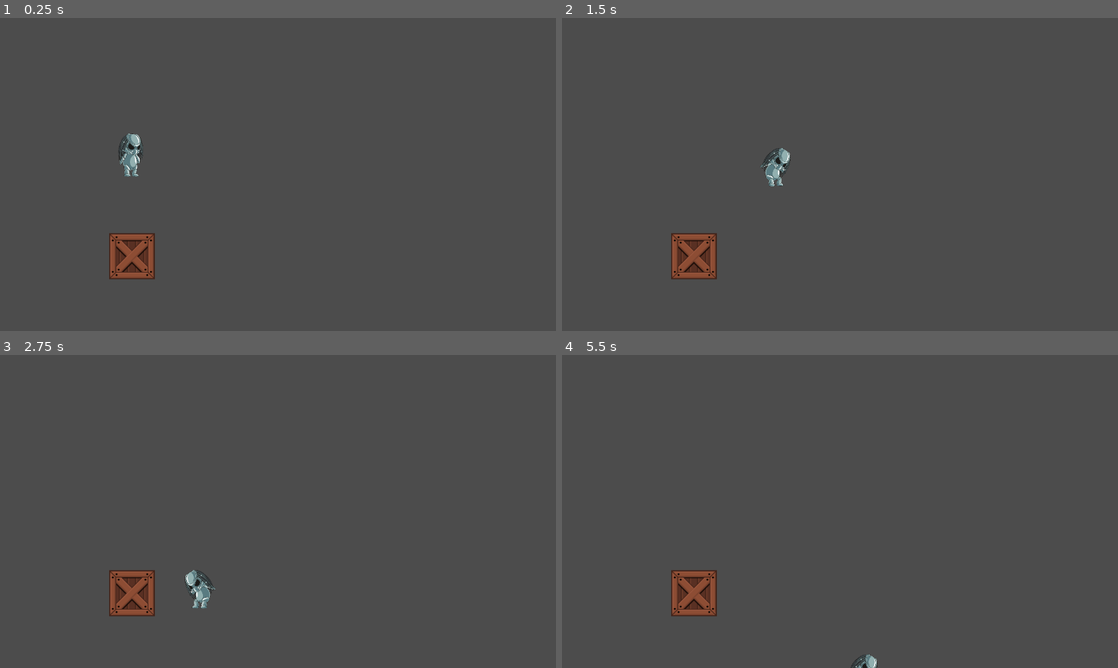
Above: before the commit, frames 1-4 (two rows, left to right).
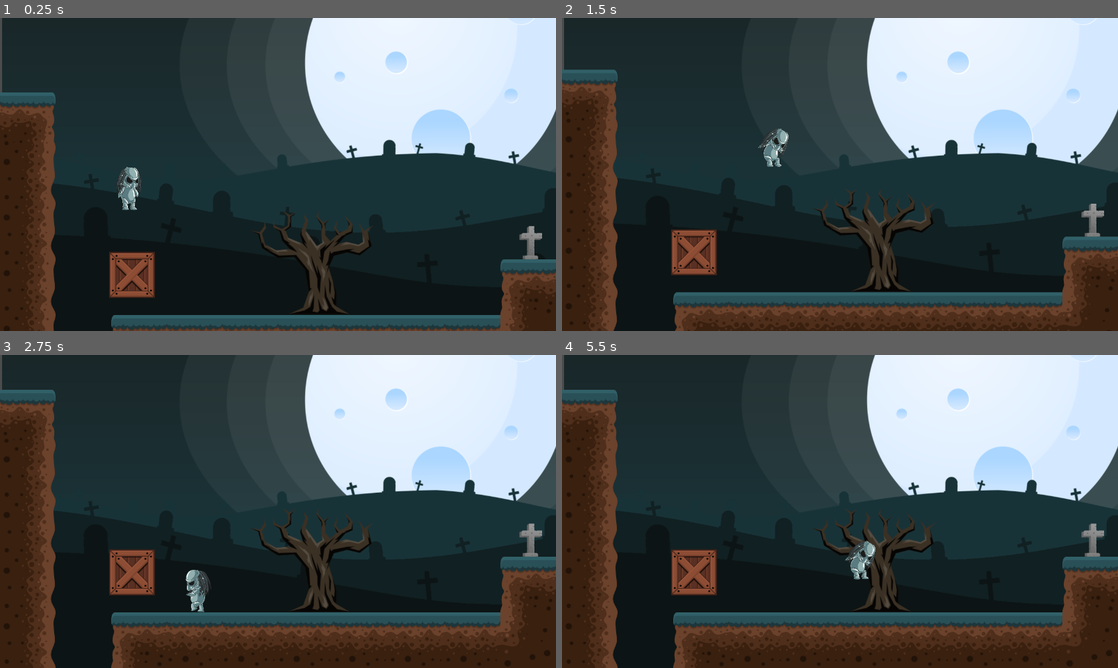
Above: after the commit, the same moments.

Repository: webgirlkristina/aliens-vs-zombies
Game: Godot game, scene res://Level1.tscn
Same seed, same stepped clock (60 frames per second), same inputs: the game is played once before the commit and once after it.
Inputs:
- Up to frame 1 (0.25 s): no input
- Up to frame 2 (1.5 s): hold Right (ui_right) from 0.53 s (still down); tap Up (ui_up) at 0.77 s
- Up to frame 3 (2.75 s): tap Up (ui_up) at 1.52 s; release Right (ui_right) at 2.03 s; hold Left (ui_left) from 2.03 s (still down)
- Up to frame 4 (5.5 s): release Left (ui_left) at 2.78 s; hold Right (ui_right) 2.78-4.28 s; tap Up (ui_up) at 3.02, 3.77, 4.52 s; hold Left (ui_left) 4.28-5.03 s; hold Right (ui_right) from 5.03 s (still down)

The runs differ from the first frame. In frame 1, 95% of the frame differs, in the area x 0-100%, y 0-100%; in frame 2, 95%; in frame 3, 95%; in frame 4, 96%.

Commit message:
Lesson 4: TileMap, Camera, Parallax Background

Diff:
--- a/Level1.tscn
+++ b/Level1.tscn
@@ -1,14 +1,146 @@
-[gd_scene load_steps=3 format=2]
+[gd_scene load_steps=9 format=2]
 
-[ext_resource path="res://Player.tscn" type="PackedScene" id=1]
-[ext_resource path="res://Box.tscn" type="PackedScene" id=2]
+[ext_resource path="res://Box.tscn" type="PackedScene" id=1]
+[ext_resource path="res://TileMap.tres" type="TileSet" id=2]
+[ext_resource path="res://Objects/Tree.png" type="Texture" id=3]
+[ext_resource path="res://Objects/TombStone (2).png" type="Texture" id=4]
+[ext_resource path="res://Player.tscn" type="PackedScene" id=5]
+[ext_resource path="res://BG Layers/bg1.png" type="Texture" id=6]
+[ext_resource path="res://BG Layers/bg2.png" type="Texture" id=7]
+[ext_resource path="res://BG Layers/bg3.png" type="Texture" id=8]
 
-[node name="Level1" type="Node2D"]
+[node name="Level1" type="Node2D" index="0"]
 
-[node name="Player" parent="." index="0" instance=ExtResource( 1 )]
-
-position = Vector2( 300.995, 282.824 )
-
-[node name="Box" parent="." index="1" instance=ExtResource( 2 )]
+[node name="Box" parent="." index="0" instance=ExtResource( 1 )]
 
 position = Vector2( 303.716, 548.096 )
+
+[node name="TileMap" type="TileMap" parent="." index="1"]
+
+mode = 0
+tile_set = ExtResource( 2 )
+cell_size = Vector2( 128, 128 )
+cell_quadrant_size = 16
+cell_custom_transform = Transform2D( 1, 0, 0, 1, 0, 0 )
+cell_half_offset = 2
+cell_tile_origin = 0
+cell_y_sort = false
+cell_clip_uv = false
+collision_use_kinematic = false
+collision_friction = 1.0
+collision_bounce = 0.0
+collision_layer = 1
+collision_mask = 1
+occluder_light_mask = 1
+format = 1
+tile_data = PoolIntArray( -65500, 0, 0, 36, 3, 0, 65536, 2, 0, 65572, 3, 0, 131072, 5, 0, 131103, 13, 0, 131104, 14, 0, 131105, 15, 0, 131108, 3, 0, 196608, 5, 0, 196644, 3, 0, 262144, 5, 0, 262153, 0, 0, 262154, 1, 0, 262155, 1, 0, 262156, 2, 0, 262163, 13, 0, 262164, 14, 0, 262165, 14, 0, 262166, 15, 0, 262168, 13, 0, 262169, 14, 0, 262170, 14, 0, 262171, 15, 0, 262180, 3, 0, 327680, 5, 0, 327682, 0, 0, 327683, 1, 0, 327684, 1, 0, 327685, 1, 0, 327686, 1, 0, 327687, 1, 0, 327688, 1, 0, 327689, 7, 0, 327690, 4, 0, 327691, 4, 0, 327692, 9, 0, 327693, 1, 0, 327694, 1, 0, 327695, 1, 0, 327696, 1, 0, 327697, 1, 0, 327698, 2, 0, 327708, 10, 0, 327709, 1, 0, 327710, 1, 0, 327711, 1, 0, 327712, 1, 0, 327713, 1, 0, 327714, 1, 0, 327715, 1, 0, 327716, 7, 0 )
+_sections_unfolded = [ "Cell" ]
+
+[node name="Objects" type="Node2D" parent="." index="2"]
+
+editor/display_folded = true
+
+[node name="Tree" type="Sprite" parent="Objects" index="0"]
+
+position = Vector2( 717.651, 519.281 )
+texture = ExtResource( 3 )
+
+[node name="Tree2" type="Sprite" parent="Objects" index="1"]
+
+position = Vector2( 1537.6, 390.749 )
+texture = ExtResource( 3 )
+
+[node name="Tree3" type="Sprite" parent="Objects" index="2"]
+
+position = Vector2( 3739.26, 520.389 )
+texture = ExtResource( 3 )
+
+[node name="TombStone" type="Sprite" parent="Objects" index="3"]
+
+position = Vector2( 1221.41, 473.758 )
+texture = ExtResource( 4 )
+
+[node name="Player" parent="." index="3" instance=ExtResource( 5 )]
+
+position = Vector2( 296.914, 316.833 )
+
+[node name="ParallaxBackground" type="ParallaxBackground" parent="." index="4"]
+
+layer = -1
+offset = Vector2( 0, 0 )
+rotation = 0.0
+scale = Vector2( 1, 1 )
+transform = Transform2D( 1, 0, 0, 1, 0, 0 )
+scroll_offset = Vector2( 0, 0 )
+scroll_base_offset = Vector2( 0, 0 )
+scroll_base_scale = Vector2( 0, 0 )
+scroll_limit_begin = Vector2( 0, 0 )
+scroll_limit_end = Vector2( 0, 0 )
+scroll_ignore_camera_zoom = true
+_sections_unfolded = [ "Scroll" ]
+
+[node name="ParallaxLayer" type="ParallaxLayer" parent="ParallaxBackground" index="0"]
+
+motion_scale = Vector2( 1, 1 )
+motion_offset = Vector2( 0, 0 )
+motion_mirroring = Vector2( 0, 0 )
+
+[node name="Sprite" type="Sprite" parent="ParallaxBackground/ParallaxLayer" index="0"]
+
+position = Vector2( 1004.53, 244.179 )
+texture = ExtResource( 6 )
+
+[node name="ParallaxBackground2" type="ParallaxBackground" parent="." index="5"]
+
+editor/display_folded = true
+layer = -1
+offset = Vector2( 0, 0 )
+rotation = 0.0
+scale = Vector2( 1, 1 )
+transform = Transform2D( 1, 0, 0, 1, 0, 0 )
+scroll_offset = Vector2( 0, 0 )
+scroll_base_offset = Vector2( 0, 0 )
+scroll_base_scale = Vector2( 0.25, 0.25 )
+scroll_limit_begin = Vector2( 0, 0 )
+scroll_limit_end = Vector2( 0, 0 )
+scroll_ignore_camera_zoom = true
+_sections_unfolded = [ "Scroll" ]
+
+[node name="ParallaxLayer" type="ParallaxLayer" parent="ParallaxBackground2" index="0"]
+
+motion_scale = Vector2( 1, 1 )
+motion_offset = Vector2( 0, 0 )
+motion_mirroring = Vector2( 2000, 0 )
+_sections_unfolded = [ "Motion" ]
+
+[node name="Sprite" type="Sprite" parent="ParallaxBackground2/ParallaxLayer" index="0"]
+
+position = Vector2( 1004.53, 244.179 )
+texture = ExtResource( 7 )
+
+[node name="ParallaxBackground3" type="ParallaxBackground" parent="." index="6"]
+
+layer = -1
+offset = Vector2( 0, 0 )
+rotation = 0.0
+scale = Vector2( 1, 1 )
+transform = Transform2D( 1, 0, 0, 1, 0, 0 )
+scroll_offset = Vector2( 0, 0 )
+scroll_base_offset = Vector2( 0, 0 )
+scroll_base_scale = Vector2( 0.5, 0.5 )
+scroll_limit_begin = Vector2( 0, 0 )
+scroll_limit_end = Vector2( 0, 0 )
+scroll_ignore_camera_zoom = true
+_sections_unfolded = [ "Scroll" ]
+
+[node name="ParallaxLayer" type="ParallaxLayer" parent="ParallaxBackground3" index="0"]
+
+motion_scale = Vector2( 1, 1 )
+motion_offset = Vector2( 0, 0 )
+motion_mirroring = Vector2( 2000, 0 )
+_sections_unfolded = [ "Motion" ]
+
+[node name="Sprite" type="Sprite" parent="ParallaxBackground3/ParallaxLayer" index="0"]
+
+position = Vector2( 1004.53, 244.179 )
+texture = ExtResource( 8 )
--- a/Player.gd
+++ b/Player.gd
@@ -3,7 +3,7 @@
 const SPEED = 200
 const FLOOR = Vector2(0, -1)
 const GRAVITY = 970
-const JUMP_POWER = 500
+const JUMP_POWER = 550
 
 var velocity = Vector2()
 
--- a/Player.tscn
+++ b/Player.tscn
@@ -39,13 +39,16 @@
 "speed": 5.0
 } ]
 
-[node name="Player" type="KinematicBody2D" index="0"]
+[node name="Player" type="KinematicBody2D"]
 
 input_pickable = false
 collision_layer = 1
 collision_mask = 1
 collision/safe_margin = 0.08
 script = ExtResource( 1 )
+__meta__ = {
+"_edit_group_": true
+}
 
 [node name="CollisionShape2D" type="CollisionShape2D" parent="." index="0"]
 
@@ -58,3 +61,29 @@
 frames = SubResource( 2 )
 animation = "idle"
 _sections_unfolded = [ "Transform" ]
+
+[node name="Camera2D" type="Camera2D" parent="." index="2"]
+
+anchor_mode = 1
+rotating = false
+current = true
+zoom = Vector2( 1, 1 )
+limit_left = 0
+limit_top = -10000000
+limit_right = 4700
+limit_bottom = 768
+limit_smoothed = false
+drag_margin_h_enabled = true
+drag_margin_v_enabled = true
+smoothing_enabled = true
+smoothing_speed = 5.0
+offset_v = 0.0
+offset_h = 0.0
+drag_margin_left = 0.2
+drag_margin_top = 0.2
+drag_margin_right = 0.2
+drag_margin_bottom = 0.2
+editor_draw_screen = true
+editor_draw_limits = false
+editor_draw_drag_margin = false
+_sections_unfolded = [ "Limit", "Smoothing" ]
--- /dev/null
+++ b/TileMap.tres
@@ -0,0 +1,250 @@
+[gd_resource type="TileSet" load_steps=18 format=2]
+
+[ext_resource path="res://Tiles/Tile (1).png" type="Texture" id=1]
+[ext_resource path="res://Tiles/Tile (2).png" type="Texture" id=2]
+[ext_resource path="res://Tiles/Tile (11).png" type="Texture" id=3]
+[ext_resource path="res://Tiles/Tile (12).png" type="Texture" id=4]
+[ext_resource path="res://Tiles/Tile (13).png" type="Texture" id=5]
+[ext_resource path="res://Tiles/Tile (14).png" type="Texture" id=6]
+[ext_resource path="res://Tiles/Tile (15).png" type="Texture" id=7]
+[ext_resource path="res://Tiles/Tile (16).png" type="Texture" id=8]
+[ext_resource path="res://Tiles/Tile (3).png" type="Texture" id=9]
+[ext_resource path="res://Tiles/Tile (4).png" type="Texture" id=10]
+[ext_resource path="res://Tiles/Tile (5).png" type="Texture" id=11]
+[ext_resource path="res://Tiles/Tile (6).png" type="Texture" id=12]
+[ext_resource path="res://Tiles/Tile (7).png" type="Texture" id=13]
+[ext_resource path="res://Tiles/Tile (8).png" type="Texture" id=14]
+[ext_resource path="res://Tiles/Tile (9).png" type="Texture" id=15]
+[ext_resource path="res://Tiles/Tile (10).png" type="Texture" id=16]
+
+[sub_resource type="RectangleShape2D" id=1]
+
+custom_solver_bias = 0.0
+extents = Vector2( 64.9208, 64.5259 )
+
+[resource]
+
+0/name = "Tile001"
+0/texture = ExtResource( 1 )
+0/tex_offset = Vector2( 0, 0 )
+0/modulate = Color( 1, 1, 1, 1 )
+0/region = Rect2( 0, 0, 128, 128 )
+0/is_autotile = false
+0/occluder_offset = Vector2( 64, 64 )
+0/navigation_offset = Vector2( 64, 64 )
+0/shapes = [ {
+"autotile_coord": Vector2( 0, 0 ),
+"one_way": false,
+"shape": SubResource( 1 ),
+"shape_transform": Transform2D( 1, 0, 0, 1, 64, 64 )
+} ]
+1/name = "Tile002"
+1/texture = ExtResource( 2 )
+1/tex_offset = Vector2( 0, 0 )
+1/modulate = Color( 1, 1, 1, 1 )
+1/region = Rect2( 0, 0, 128, 128 )
+1/is_autotile = false
+1/occluder_offset = Vector2( 64, 64 )
+1/navigation_offset = Vector2( 64, 64 )
+1/shapes = [ {
+"autotile_coord": Vector2( 0, 0 ),
+"one_way": false,
+"shape": SubResource( 1 ),
+"shape_transform": Transform2D( 1, 0, 0, 1, 64, 64 )
+} ]
+2/name = "Tile003"
+2/texture = ExtResource( 9 )
+2/tex_offset = Vector2( 0, 0 )
+2/modulate = Color( 1, 1, 1, 1 )
+2/region = Rect2( 0, 0, 128, 128 )
+2/is_autotile = false
+2/occluder_offset = Vector2( 64, 64 )
+2/navigation_offset = Vector2( 64, 64 )
+2/shapes = [ {
+"autotile_coord": Vector2( 0, 0 ),
+"one_way": false,
+"shape": SubResource( 1 ),
+"shape_transform": Transform2D( 1, 0, 0, 1, 64, 64 )
+} ]
+3/name = "Tile004"
+3/texture = ExtResource( 10 )
+3/tex_offset = Vector2( 0, 0 )
+3/modulate = Color( 1, 1, 1, 1 )
+3/region = Rect2( 0, 0, 128, 128 )
+3/is_autotile = false
+3/occluder_offset = Vector2( 64, 64 )
+3/navigation_offset = Vector2( 64, 64 )
+3/shapes = [ {
+"autotile_coord": Vector2( 0, 0 ),
+"one_way": false,
+"shape": SubResource( 1 ),
+"shape_transform": Transform2D( 1, 0, 0, 1, 64, 64 )
+} ]
+4/name = "Tile005"
+4/texture = ExtResource( 11 )
+4/tex_offset = Vector2( 0, 0 )
+4/modulate = Color( 1, 1, 1, 1 )
+4/region = Rect2( 0, 0, 128, 128 )
+4/is_autotile = false
+4/occluder_offset = Vector2( 64, 64 )
+4/navigation_offset = Vector2( 64, 64 )
+4/shapes = [ {
+"autotile_coord": Vector2( 0, 0 ),
+"one_way": false,
+"shape": SubResource( 1 ),
+"shape_transform": Transform2D( 1, 0, 0, 1, 64, 64 )
+} ]
+5/name = "Tile006"
+5/texture = ExtResource( 12 )
+5/tex_offset = Vector2( 0, 0 )
+5/modulate = Color( 1, 1, 1, 1 )
+5/region = Rect2( 0, 0, 128, 128 )
+5/is_autotile = false
+5/occluder_offset = Vector2( 64, 64 )
+5/navigation_offset = Vector2( 64, 64 )
+5/shapes = [ {
+"autotile_coord": Vector2( 0, 0 ),
+"one_way": false,
+"shape": SubResource( 1 ),
+"shape_transform": Transform2D( 1, 0, 0, 1, 64, 64 )
+} ]
+6/name = "Tile007"
+6/texture = ExtResource( 13 )
+6/tex_offset = Vector2( 0, 0 )
+6/modulate = Color( 1, 1, 1, 1 )
+6/region = Rect2( 0, 0, 128, 128 )
+6/is_autotile = false
+6/occluder_offset = Vector2( 64, 64 )
+6/navigation_offset = Vector2( 64, 64 )
+6/shapes = [ {
+"autotile_coord": Vector2( 0, 0 ),
+"one_way": false,
+"shape": SubResource( 1 ),
+"shape_transform": Transform2D( 1, 0, 0, 1, 64, 64 )
+} ]
+7/name = "Tile008"
+7/texture = ExtResource( 14 )
+7/tex_offset = Vector2( 0, 0 )
+7/modulate = Color( 1, 1, 1, 1 )
+7/region = Rect2( 0, 0, 128, 128 )
+7/is_autotile = false
+7/occluder_offset = Vector2( 64, 64 )
+7/navigation_offset = Vector2( 64, 64 )
+7/shapes = [ {
+"autotile_coord": Vector2( 0, 0 ),
+"one_way": false,
+"shape": SubResource( 1 ),
+"shape_transform": Transform2D( 1, 0, 0, 1, 64, 64 )
+} ]
+8/name = "Tile009"
+8/texture = ExtResource( 15 )
+8/tex_offset = Vector2( 0, 0 )
+8/modulate = Color( 1, 1, 1, 1 )
+8/region = Rect2( 0, 0, 128, 128 )
+8/is_autotile = false
+8/occluder_offset = Vector2( 64, 64 )
+8/navigation_offset = Vector2( 64, 64 )
+8/shapes = [ {
+"autotile_coord": Vector2( 0, 0 ),
+"one_way": false,
+"shape": SubResource( 1 ),
+"shape_transform": Transform2D( 1, 0, 0, 1, 64, 64 )
+} ]
+9/name = "Tile010"
+9/texture = ExtResource( 16 )
+9/tex_offset = Vector2( 0, 0 )
+9/modulate = Color( 1, 1, 1, 1 )
+9/region = Rect2( 0, 0, 128, 128 )
+9/is_autotile = false
+9/occluder_offset = Vector2( 64, 64 )
+9/navigation_offset = Vector2( 64, 64 )
+9/shapes = [ {
+"autotile_coord": Vector2( 0, 0 ),
+"one_way": false,
+"shape": SubResource( 1 ),
+"shape_transform": Transform2D( 1, 0, 0, 1, 64, 64 )
+} ]
+10/name = "Tile011"
+10/texture = ExtResource( 3 )
+10/tex_offset = Vector2( 0, 0 )
+10/modulate = Color( 1, 1, 1, 1 )
+10/region = Rect2( 0, 0, 128, 128 )
+10/is_autotile = false
+10/occluder_offset = Vector2( 64, 64 )
+10/navigation_offset = Vector2( 64, 64 )
+10/shapes = [ {
+"autotile_coord": Vector2( 0, 0 ),
+"one_way": false,
+"shape": SubResource( 1 ),
+"shape_transform": Transform2D( 1, 0, 0, 1, 64, 64 )
+} ]
+11/name = "Tile012"
+11/texture = ExtResource( 4 )
+11/tex_offset = Vector2( 0, 0 )
+11/modulate = Color( 1, 1, 1, 1 )
+11/region = Rect2( 0, 0, 128, 128 )
+11/is_autotile = false
+11/occluder_offset = Vector2( 64, 64 )
+11/navigation_offset = Vector2( 64, 64 )
+11/shapes = [ {
+"autotile_coord": Vector2( 0, 0 ),
+"one_way": false,
+"shape": SubResource( 1 ),
+"shape_transform": Transform2D( 1, 0, 0, 1, 64, 64 )
+} ]
+12/name = "Tile013"
+12/texture = ExtResource( 5 )
+12/tex_offset = Vector2( 0, 0 )
+12/modulate = Color( 1, 1, 1, 1 )
+12/region = Rect2( 0, 0, 128, 128 )
+12/is_autotile = false
+12/occluder_offset = Vector2( 64, 64 )
+12/navigation_offset = Vector2( 64, 64 )
+12/shapes = [ {
+"autotile_coord": Vector2( 0, 0 ),
+"one_way": false,
+"shape": SubResource( 1 ),
+"shape_transform": Transform2D( 1, 0, 0, 1, 64, 64 )
+} ]
+13/name = "Tile014"
+13/texture = ExtResource( 6 )
+13/tex_offset = Vector2( 0, 0 )
+13/modulate = Color( 1, 1, 1, 1 )
+13/region = Rect2( 0, 0, 128, 128 )
+13/is_autotile = false
+13/occluder_offset = Vector2( 64, 64 )
+13/navigation_offset = Vector2( 64, 64 )
+13/shapes = [ {
+"autotile_coord": Vector2( 0, 0 ),
+"one_way": false,
+"shape": SubResource( 1 ),
+"shape_transform": Transform2D( 1, 0, 0, 1, 64, 64 )
+} ]
+14/name = "Tile015"
+14/texture = ExtResource( 7 )
+14/tex_offset = Vector2( 0, 0 )
+14/modulate = Color( 1, 1, 1, 1 )
+14/region = Rect2( 0, 0, 128, 128 )
+14/is_autotile = false
+14/occluder_offset = Vector2( 64, 64 )
+14/navigation_offset = Vector2( 64, 64 )
+14/shapes = [ {
+"autotile_coord": Vector2( 0, 0 ),
+"one_way": false,
+"shape": SubResource( 1 ),
+"shape_transform": Transform2D( 1, 0, 0, 1, 64, 64 )
+} ]
+15/name = "Tile016"
+15/texture = ExtResource( 8 )
+15/tex_offset = Vector2( 0, 0 )
+15/modulate = Color( 1, 1, 1, 1 )
+15/region = Rect2( 0, 0, 128, 128 )
+15/is_autotile = false
+15/occluder_offset = Vector2( 64, 64 )
+15/navigation_offset = Vector2( 64, 64 )
+15/shapes = [ {
+"autotile_coord": Vector2( 0, 0 ),
+"one_way": false,
+"shape": SubResource( 1 ),
+"shape_transform": Transform2D( 1, 0, 0, 1, 64, 64 )
+} ]
--- /dev/null
+++ b/TilesetRes.tscn
@@ -0,0 +1,392 @@
+[gd_scene load_steps=18 format=2]
+
+[ext_resource path="res://Tiles/Tile (1).png" type="Texture" id=1]
+[ext_resource path="res://Tiles/Tile (2).png" type="Texture" id=2]
+[ext_resource path="res://Tiles/Tile (3).png" type="Texture" id=3]
+[ext_resource path="res://Tiles/Tile (4).png" type="Texture" id=4]
+[ext_resource path="res://Tiles/Tile (5).png" type="Texture" id=5]
+[ext_resource path="res://Tiles/Tile (6).png" type="Texture" id=6]
+[ext_resource path="res://Tiles/Tile (7).png" type="Texture" id=7]
+[ext_resource path="res://Tiles/Tile (8).png" type="Texture" id=8]
+[ext_resource path="res://Tiles/Tile (9).png" type="Texture" id=9]
+[ext_resource path="res://Tiles/Tile (10).png" type="Texture" id=10]
+[ext_resource path="res://Tiles/Tile (11).png" type="Texture" id=11]
+[ext_resource path="res://Tiles/Tile (12).png" type="Texture" id=12]
+[ext_resource path="res://Tiles/Tile (13).png" type="Texture" id=13]
+[ext_resource path="res://Tiles/Tile (14).png" type="Texture" id=14]
+[ext_resource path="res://Tiles/Tile (15).png" type="Texture" id=15]
+[ext_resource path="res://Tiles/Tile (16).png" type="Texture" id=16]
+
+[sub_resource type="RectangleShape2D" id=1]
+
+custom_solver_bias = 0.0
+extents = Vector2( 64.9208, 64.5259 )
+
+[node name="TilesetRes" type="Node2D" index="0"]
+
+[node name="Tile001" type="Sprite" parent="." index="0"]
+
+editor/display_folded = true
+texture = ExtResource( 1 )
+__meta__ = {
+"_edit_group_": true
+}
+
+[node name="StaticBody2D" type="StaticBody2D" parent="Tile001" index="0"]
+
+input_pickable = false
+collision_layer = 1
+collision_mask = 1
+constant_linear_velocity = Vector2( 0, 0 )
+constant_angular_velocity = 0.0
+friction = 1.0
+bounce = 0.0
+
+[node name="CollisionShape2D" type="CollisionShape2D" parent="Tile001/StaticBody2D" index="0"]
+
+shape = SubResource( 1 )
+
+[node name="Tile002" type="Sprite" parent="." index="1"]
+
+editor/display_folded = true
+position = Vector2( 141.408, 1.58886 )
+texture = ExtResource( 2 )
+__meta__ = {
+"_edit_group_": true
+}
+
+[node name="StaticBody2D" type="StaticBody2D" parent="Tile002" index="0"]
+
+input_pickable = false
+collision_layer = 1
+collision_mask = 1
+constant_linear_velocity = Vector2( 0, 0 )
+constant_angular_velocity = 0.0
+friction = 1.0
+bounce = 0.0
+
+[node name="CollisionShape2D" type="CollisionShape2D" parent="Tile002/StaticBody2D" index="0"]
+
+shape = SubResource( 1 )
+
+[node name="Tile003" type="Sprite" parent="." index="2"]
+
+editor/display_folded = true
+position = Vector2( 318.298, -0.216133 )
+texture = ExtResource( 3 )
+__meta__ = {
+"_edit_group_": true
+}
+
+[node name="StaticBody2D" type="StaticBody2D" parent="Tile003" index="0"]
+
+input_pickable = false
+collision_layer = 1
+collision_mask = 1
+constant_linear_velocity = Vector2( 0, 0 )
+constant_angular_velocity = 0.0
+friction = 1.0
+bounce = 0.0
+
+[node name="CollisionShape2D" type="CollisionShape2D" parent="Tile003/StaticBody2D" index="0"]
+
+shape = SubResource( 1 )
+
+[node name="Tile004" type="Sprite" parent="." index="3"]
+
+editor/display_folded = true
+position = Vector2( 478.943, -2.02113 )
+texture = ExtResource( 4 )
+__meta__ = {
+"_edit_group_": true
+}
+
+[node name="StaticBody2D" type="StaticBody2D" parent="Tile004" index="0"]
+
+input_pickable = false
+collision_layer = 1
+collision_mask = 1
+constant_linear_velocity = Vector2( 0, 0 )
+constant_angular_velocity = 0.0
+friction = 1.0
+bounce = 0.0
+
+[node name="CollisionShape2D" type="CollisionShape2D" parent="Tile004/StaticBody2D" index="0"]
+
+shape = SubResource( 1 )
+
+[node name="Tile005" type="Sprite" parent="." index="4"]
+
+editor/display_folded = true
+position = Vector2( 638.686, -1.11863 )
+texture = ExtResource( 5 )
+__meta__ = {
+"_edit_group_": true
+}
+
+[node name="StaticBody2D" type="StaticBody2D" parent="Tile005" index="0"]
+
+input_pickable = false
+collision_layer = 1
+collision_mask = 1
+constant_linear_velocity = Vector2( 0, 0 )
+constant_angular_velocity = 0.0
+friction = 1.0
+bounce = 0.0
+
+[node name="CollisionShape2D" type="CollisionShape2D" parent="Tile005/StaticBody2D" index="0"]
+
+shape = SubResource( 1 )
+
+[node name="Tile006" type="Sprite" parent="." index="5"]
+
+editor/display_folded = true
+position = Vector2( 831.821, -7.43613 )
+texture = ExtResource( 6 )
+__meta__ = {
+"_edit_group_": true
+}
+
+[node name="StaticBody2D" type="StaticBody2D" parent="Tile006" index="0"]
+
+input_pickable = false
+collision_layer = 1
+collision_mask = 1
+constant_linear_velocity = Vector2( 0, 0 )
+constant_angular_velocity = 0.0
+friction = 1.0
+bounce = 0.0
+
+[node name="CollisionShape2D" type="CollisionShape2D" parent="Tile006/StaticBody2D" index="0"]
+
+shape = SubResource( 1 )
+
+[node name="Tile007" type="Sprite" parent="." index="6"]
+
+editor/display_folded = true
+position = Vector2( 5.13074, 165.844 )
+texture = ExtResource( 7 )
+__meta__ = {
+"_edit_group_": true
+}
+
+[node name="StaticBody2D" type="StaticBody2D" parent="Tile007" index="0"]
+
+input_pickable = false
+collision_layer = 1
+collision_mask = 1
+constant_linear_velocity = Vector2( 0, 0 )
+constant_angular_velocity = 0.0
+friction = 1.0
+bounce = 0.0
+
+[node name="CollisionShape2D" type="CollisionShape2D" parent="Tile007/StaticBody2D" index="0"]
+
+shape = SubResource( 1 )
+
+[node name="Tile008" type="Sprite" parent="." index="7"]
+
+editor/display_folded = true
+position = Vector2( 150.433, 170.356 )
+texture = ExtResource( 8 )
+__meta__ = {
+"_edit_group_": true
+}
+
+[node name="StaticBody2D" type="StaticBody2D" parent="Tile008" index="0"]
+
+input_pickable = false
+collision_layer = 1
+collision_mask = 1
+constant_linear_velocity = Vector2( 0, 0 )
+constant_angular_velocity = 0.0
+friction = 1.0
+bounce = 0.0
+
+[node name="CollisionShape2D" type="CollisionShape2D" parent="Tile008/StaticBody2D" index="0"]
+
+shape = SubResource( 1 )
+
+[node name="Tile009" type="Sprite" parent="." index="8"]
+
+editor/display_folded = true
+position = Vector2( 311.078, 170.356 )
+texture = ExtResource( 9 )
+__meta__ = {
+"_edit_group_": true
+}
+
+[node name="StaticBody2D" type="StaticBody2D" parent="Tile009" index="0"]
+
+input_pickable = false
+collision_layer = 1
+collision_mask = 1
+constant_linear_velocity = Vector2( 0, 0 )
+constant_angular_velocity = 0.0
+friction = 1.0
+bounce = 0.0
+
+[node name="CollisionShape2D" type="CollisionShape2D" parent="Tile009/StaticBody2D" index="0"]
+
+shape = SubResource( 1 )
+
+[node name="Tile010" type="Sprite" parent="." index="9"]
+
+editor/display_folded = true
+position = Vector2( 482.553, 168.551 )
+texture = ExtResource( 10 )
+__meta__ = {
+"_edit_group_": true
+}
+
+[node name="StaticBody2D" type="StaticBody2D" parent="Tile010" index="0"]
+
+input_pickable = false
+collision_layer = 1
+collision_mask = 1
+constant_linear_velocity = Vector2( 0, 0 )
+constant_angular_velocity = 0.0
+friction = 1.0
+bounce = 0.0
+
+[node name="CollisionShape2D" type="CollisionShape2D" parent="Tile010/StaticBody2D" index="0"]
+
+shape = SubResource( 1 )
+
+[node name="Tile011" type="Sprite" parent="." index="10"]
+
+editor/display_folded = true
+position = Vector2( 645.003, 168.551 )
+texture = ExtResource( 11 )
+__meta__ = {
+"_edit_group_": true
+}
+
+[node name="StaticBody2D" type="StaticBody2D" parent="Tile011" index="0"]
+
+input_pickable = false
+collision_layer = 1
+collision_mask = 1
+constant_linear_velocity = Vector2( 0, 0 )
+constant_angular_velocity = 0.0
+friction = 1.0
+bounce = 0.0
+
+[node name="CollisionShape2D" type="CollisionShape2D" parent="Tile011/StaticBody2D" index="0"]
+
+shape = SubResource( 1 )
+
+[node name="Tile012" type="Sprite" parent="." index="11"]
+
+editor/display_folded = true
+position = Vector2( 828.211, 165.844 )
+texture = ExtResource( 12 )
+__meta__ = {
+"_edit_group_": true
+}
+
+[node name="StaticBody2D" type="StaticBody2D" parent="Tile012" index="0"]
+
+input_pickable = false
+collision_layer = 1
+collision_mask = 1
+constant_linear_velocity = Vector2( 0, 0 )
+constant_angular_velocity = 0.0
+friction = 1.0
+bounce = 0.0
+
+[node name="CollisionShape2D" type="CollisionShape2D" parent="Tile012/StaticBody2D" index="0"]
+
+shape = SubResource( 1 )
+
+[node name="Tile013" type="Sprite" parent="." index="12"]
+
+editor/display_folded = true
+position = Vector2( 4.94189, 364.182 )
+texture = ExtResource( 13 )
+__meta__ = {
+"_edit_group_": true
+}
+
+[node name="StaticBody2D" type="StaticBody2D" parent="Tile013" index="0"]
+
+input_pickable = false
+collision_layer = 1
+collision_mask = 1
+constant_linear_velocity = Vector2( 0, 0 )
+constant_angular_velocity = 0.0
+friction = 1.0
+bounce = 0.0
+
+[node name="CollisionShape2D" type="CollisionShape2D" parent="Tile013/StaticBody2D" index="0"]
+
+shape = SubResource( 1 )
+
+[node name="Tile014" type="Sprite" parent="." index="13"]
+
+editor/display_folded = true
+position = Vector2( 177.795, 359.75 )
+texture = ExtResource( 14 )
+__meta__ = {
+"_edit_group_": true
+}
+
+[node name="StaticBody2D" type="StaticBody2D" parent="Tile014" index="0"]
+
+input_pickable = false
+collision_layer = 1
+collision_mask = 1
+constant_linear_velocity = Vector2( 0, 0 )
+constant_angular_velocity = 0.0
+friction = 1.0
+bounce = 0.0
+
+[node name="CollisionShape2D" type="CollisionShape2D" parent="Tile014/StaticBody2D" index="0"]
+
+shape = SubResource( 1 )
+
+[node name="Tile015" type="Sprite" parent="." index="14"]
+
+editor/display_folded = true
+position = Vector2( 352.864, 364.182 )
+texture = ExtResource( 15 )
+__meta__ = {
+"_edit_group_": true
+}
+
+[node name="StaticBody2D" type="StaticBody2D" parent="Tile015" index="0"]
+
+input_pickable = false
+collision_layer = 1
+collision_mask = 1
+constant_linear_velocity = Vector2( 0, 0 )
+constant_angular_velocity = 0.0
+friction = 1.0
+bounce = 0.0
+
+[node name="CollisionShape2D" type="CollisionShape2D" parent="Tile015/StaticBody2D" index="0"]
+
+shape = SubResource( 1 )
+
+[node name="Tile016" type="Sprite" parent="." index="15"]
+
+editor/display_folded = true
+position = Vector2( 533.474, 355.318 )
+texture = ExtResource( 16 )
+__meta__ = {
+"_edit_group_": true
+}
+
+[node name="StaticBody2D" type="StaticBody2D" parent="Tile016" index="0"]
+
+input_pickable = false
+collision_layer = 1
+collision_mask = 1
+constant_linear_velocity = Vector2( 0, 0 )
+constant_angular_velocity = 0.0
+friction = 1.0
+bounce = 0.0
+
+[node name="CollisionShape2D" type="CollisionShape2D" parent="Tile016/StaticBody2D" index="0"]
+
+shape = SubResource( 1 )
